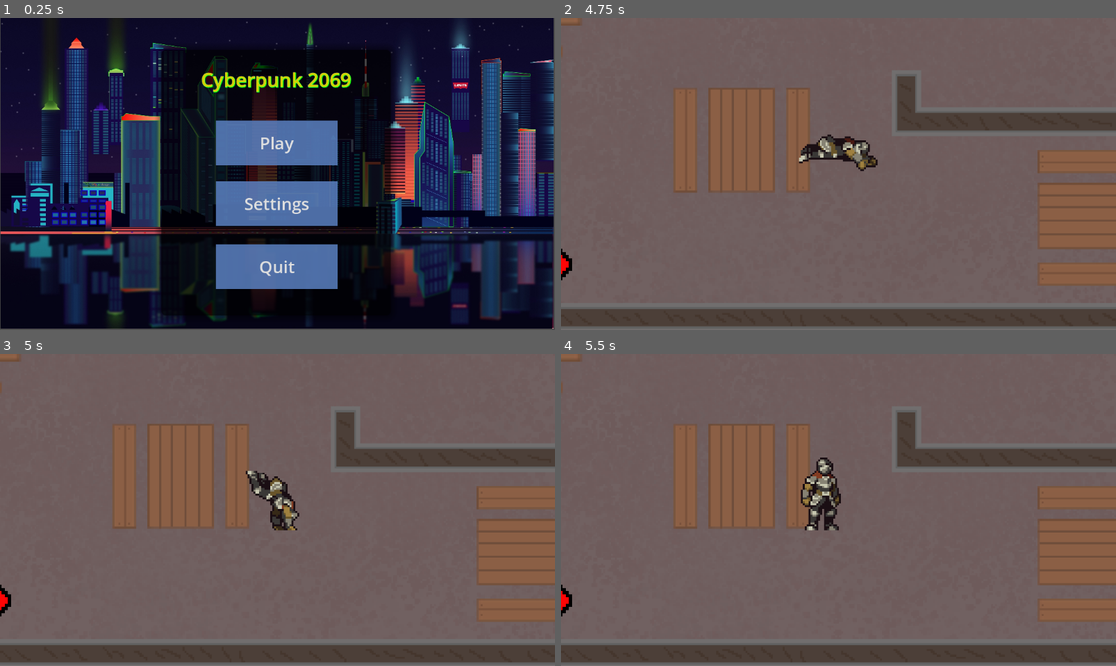
Above: before the commit, frames 1-4 (two rows, left to right).
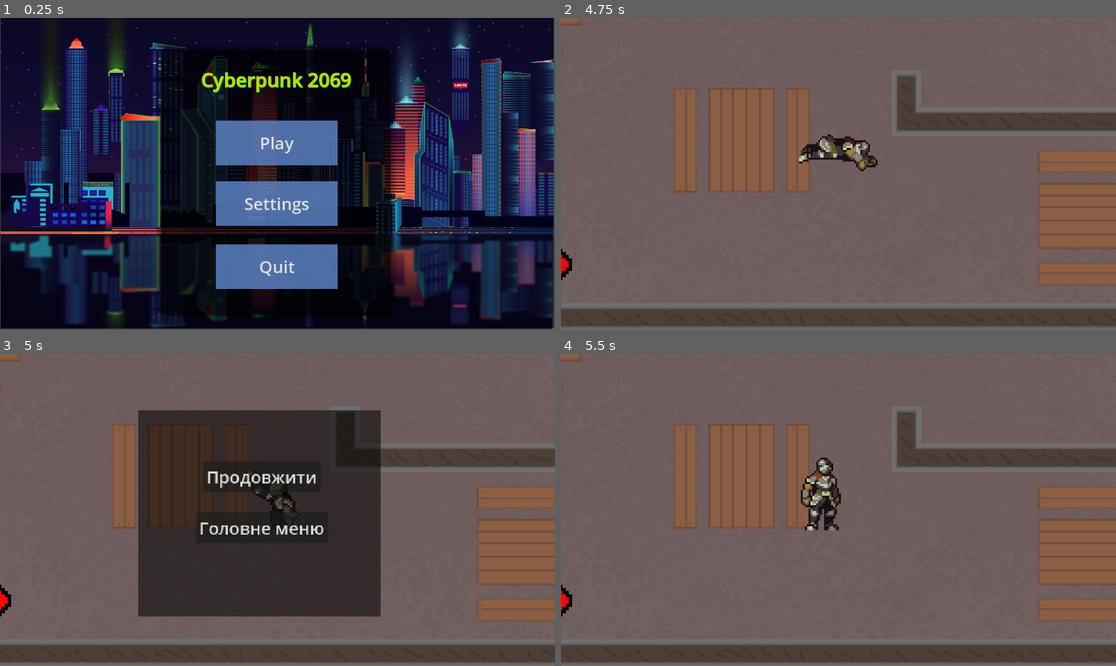
Above: after the commit, the same moments.

Repository: liketaurus/SE-practice-template
Game: Godot game, scene res://Scenes/menu.tscn
Two runs of this game, one before a commit and one after it. Both use one fixed random seed, a clock stepped at 60 frames per second and the inputs below.
Inputs (mouse positions are in pixels of both pictures, inside the frame that each line leads up to):
- Up to frame 1 (0.25 s): no input
- Up to frame 2 (4.75 s): click "Play" at 0.5 s; hold D 1.28-2.03 s; hold Shift 1.28-2.03 s; hold S 2.03-2.78 s; tap Shift at 2.1, 3.6 s; hold D 2.78-3.53 s; hold Shift 2.78-3.53 s; hold W 3.53-4.28 s; hold A from 4.28 s (still down); hold Shift from 4.28 s (still down)
- Up to frame 3 (5 s): keep holding A; keep holding Shift; tap Escape (pause, bound only after the commit) at 4.9 s
- Up to frame 4 (5.5 s): release A at 5 s; release Shift at 5 s; click (821, 475) at 5 s, where only the run after the commit has a clickable "Продовжити"

Frames 1-2 are identical in both runs. In frame 3, 29% of the frame differs, in the area x 24-69%, y 18-85%; in frame 4, nothing differs.

Commit message:
player

Diff:
--- a/src/Cyberpunk2069/Scenes/Pause.tscn
+++ b/src/Cyberpunk2069/Scenes/Pause.tscn
@@ -1,33 +1,23 @@
-[gd_scene load_steps=4 format=3 uid="uid://la72en53q5gw"]
+[gd_scene load_steps=3 format=3 uid="uid://sg0wev0kari1"]
 
-[ext_resource type="Script" path="res://Scripts/continued.gd" id="1_nmwp2"]
-[ext_resource type="Script" path="res://Scripts/end.gd" id="1_qe7a5"]
+[ext_resource type="Script" path="res://Scripts/pause.gd" id="1_bo3x3"]
 
-[sub_resource type="StyleBoxFlat" id="StyleBoxFlat_imr7p"]
+[sub_resource type="StyleBoxFlat" id="StyleBoxFlat_87fve"]
 bg_color = Color(0, 0, 0, 0.537255)
 
 [node name="Pause" type="Node2D"]
+process_mode = 1
+script = ExtResource("1_bo3x3")
 
-[node name="Panel" type="Panel" parent="."]
-offset_right = 284.0
-offset_bottom = 242.0
-theme_override_styles/panel = SubResource("StyleBoxFlat_imr7p")
+[node name="Panel2" type="Panel" parent="."]
+offset_left = 814.0
+offset_top = 316.0
+offset_right = 1098.0
+offset_bottom = 558.0
+theme_override_styles/panel = SubResource("StyleBoxFlat_87fve")
 
-[node name="end" type="Button" parent="."]
-anchors_preset = -1
-anchor_left = -0.543
-anchor_top = -1.625
-anchor_right = -0.543
-anchor_bottom = -1.625
-offset_left = 67.9358
-offset_top = 119.991
-offset_right = 222.936
-offset_bottom = 155.991
-theme_override_font_sizes/font_size = 20
-text = "Головне меню"
-script = ExtResource("1_qe7a5")
-
-[node name="continued" type="Button" parent="."]
+[node name="continued" type="Button" parent="Panel2"]
+layout_mode = 0
 offset_left = 76.0
 offset_top = 60.0
 offset_right = 214.0
@@ -36,4 +26,20 @@
 theme_override_colors/icon_normal_color = Color(0, 0, 0, 1)
 theme_override_font_sizes/font_size = 20
 text = "Продовжити"
-script = ExtResource("1_nmwp2")
+
+[node name="end" type="Button" parent="Panel2"]
+layout_mode = 1
+anchors_preset = -1
+anchor_left = -0.543
+anchor_top = -1.625
+anchor_right = -0.543
+anchor_bottom = -1.625
+offset_left = 222.148
+offset_top = 513.241
+offset_right = 377.148
+offset_bottom = 549.241
+theme_override_font_sizes/font_size = 20
+text = "Головне меню"
+
+[connection signal="pressed" from="Panel2/continued" to="." method="_on_continued_pressed"]
+[connection signal="pressed" from="Panel2/end" to="." method="_on_end_pressed"]
--- a/src/Cyberpunk2069/Scenes/player.tscn
+++ b/src/Cyberpunk2069/Scenes/player.tscn
@@ -1,7 +1,8 @@
-[gd_scene load_steps=8 format=3 uid="uid://btb3mslexwkb0"]
+[gd_scene load_steps=9 format=3 uid="uid://btb3mslexwkb0"]
 
 [ext_resource type="Script" path="res://Scripts/player.gd" id="1_nlplg"]
 [ext_resource type="Texture2D" uid="uid://beuri4f2gguh2" path="res://assets/Player.png" id="2_qduuw"]
+[ext_resource type="PackedScene" uid="uid://sg0wev0kari1" path="res://Scenes/Pause.tscn" id="3_qjbvx"]
 
 [sub_resource type="CapsuleShape2D" id="CapsuleShape2D_cnkmm"]
 radius = 14.0
@@ -23,6 +24,22 @@
 "values": [0, 1, 2, 3, 4, 5, 6, 7, 8, 9]
 }
 
+[sub_resource type="Animation" id="Animation_u0rjx"]
+resource_name = "run"
+length = 1.1
+tracks/0/type = "value"
+tracks/0/imported = false
+tracks/0/enabled = true
+tracks/0/path = NodePath("Player:frame")
+tracks/0/interp = 1
+tracks/0/loop_wrap = true
+tracks/0/keys = {
+"times": PackedFloat32Array(0, 0.1, 0.2, 0.3, 0.4, 0.5, 0.6, 0.7, 0.8, 0.9, 1),
+"transitions": PackedFloat32Array(1, 1, 1, 1, 1, 1, 1, 1, 1, 1, 1),
+"update": 1,
+"values": [24, 25, 26, 27, 28, 29, 30, 31, 32, 33, 34]
+}
+
 [sub_resource type="Animation" id="Animation_j0spp"]
 resource_name = "walk"
 loop_mode = 1
@@ -37,22 +54,6 @@
 "transitions": PackedFloat32Array(1, 1, 1, 1, 1, 1, 1, 1, 1, 1),
 "update": 1,
 "values": [12, 13, 14, 15, 16, 17, 18, 19, 20, 21]
-}
-
-[sub_resource type="Animation" id="Animation_u0rjx"]
-resource_name = "run"
-length = 1.1
-tracks/0/type = "value"
-tracks/0/imported = false
-tracks/0/enabled = true
-tracks/0/path = NodePath("Player:frame")
-tracks/0/interp = 1
-tracks/0/loop_wrap = true
-tracks/0/keys = {
-"times": PackedFloat32Array(0, 0.1, 0.2, 0.3, 0.4, 0.5, 0.6, 0.7, 0.8, 0.9, 1),
-"transitions": PackedFloat32Array(1, 1, 1, 1, 1, 1, 1, 1, 1, 1, 1),
-"update": 1,
-"values": [24, 25, 26, 27, 28, 29, 30, 31, 32, 33, 34]
 }
 
 [sub_resource type="AnimationLibrary" id="AnimationLibrary_8k0hu"]
@@ -96,3 +97,7 @@
 libraries = {
 "": SubResource("AnimationLibrary_8k0hu")
 }
+
+[node name="Pause" parent="." instance=ExtResource("3_qjbvx")]
+visible = false
+position = Vector2(-597, -110)
--- /dev/null
+++ b/src/Cyberpunk2069/Scripts/pause.gd
@@ -0,0 +1,9 @@
+extends Node2D
+
+# Called when the node enters the scene tree for the first time.
+func _on_continued_pressed():
+	get_tree().paused = false
+	visible = false
+
+func _on_end_pressed():
+	get_tree().change_scene_to_file("res://Scenes/menu.tscn")
--- a/src/Cyberpunk2069/Scripts/player.gd
+++ b/src/Cyberpunk2069/Scripts/player.gd
@@ -25,3 +25,10 @@
 		$AnimationPlayer.play("run")
 
 	move_and_slide()
+	if Input.is_action_pressed("pause"):
+		$Pause.visible = true
+
+
+
+func _on_continued_pressed():
+	pass # Replace with function body.
--- a/src/Cyberpunk2069/project.godot
+++ b/src/Cyberpunk2069/project.godot
@@ -57,3 +57,8 @@
 "events": [Object(InputEventKey,"resource_local_to_scene":false,"resource_name":"","device":-1,"window_id":0,"alt_pressed":false,"shift_pressed":true,"ctrl_pressed":false,"meta_pressed":false,"pressed":false,"keycode":0,"physical_keycode":83,"key_label":0,"unicode":83,"echo":false,"script":null)
 ]
 }
+pause={
+"deadzone": 0.5,
+"events": [Object(InputEventKey,"resource_local_to_scene":false,"resource_name":"","device":0,"window_id":0,"alt_pressed":false,"shift_pressed":false,"ctrl_pressed":false,"meta_pressed":false,"pressed":false,"keycode":0,"physical_keycode":4194305,"key_label":0,"unicode":0,"echo":false,"script":null)
+]
+}
